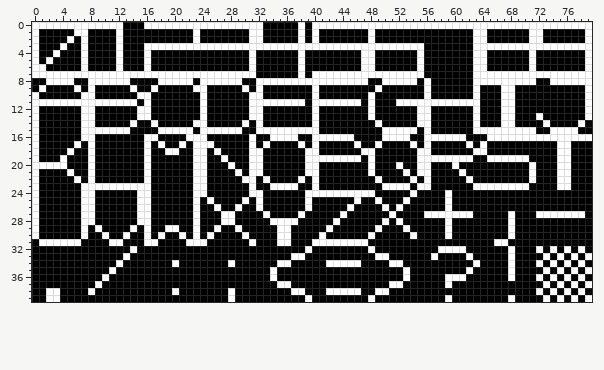
One commit to this pixel-art file: Dice/assets/dmd-font8x8.aseprite. Above, as it was before the edit.
80x40 pixels, 1 frame.
The result:
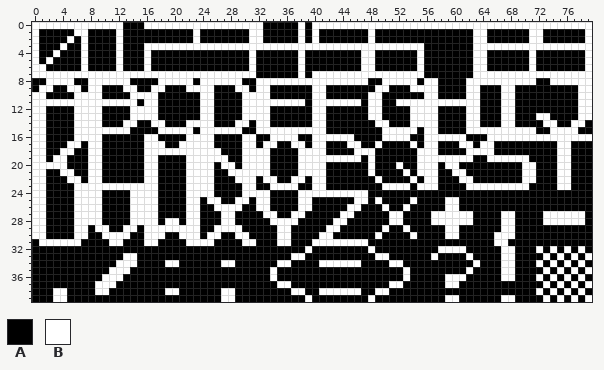
Palette (. is transparent): A #000000  B #ffffff
From old to new:
Changed rows in their new state; - is an unchanged pixel.
first column x 1:
 8 --------------------------------------------------------B----B----------------
 9 -B--B---B---B----B---B--B---B---B-------B--------B---BB-B----B---------------B
10 B----B--B----B--B-------B----B--B-------B-------B-------B----B---------------B
11 ----------------B-------B----B------------------B----------------------------B
12 B----B--B----B--B-------B----B--B-------B-------B----B--B----B---------------B
13 B----B--B----B--B-------B----B--B-------B-------B----B--B----B----------B----B
14 B----B--B---B----B---B--B---B---B-------B--------B---B--B----B-----------B--B-
15 B----B----------------------------------B---------------B----B----------------
16 B----B--B---------------B----B------------------------------------------------
17 B---B---B-------B----B-------B---B--B---B---B-----------B---B---B-------------
18 B--B----B-------BB--BB--B----B--B----B--B----B----------B----B--B-------------
19 B-B-----B-------B----B--BB---B--B----B----------------------------------------
20 --------B-------B----B--B-B--B--B----B--B---------------B-B----------B--------
21 B--B----B-------B----B--B--B-B--B----B--B---------------B--B---------B--------
22 B---B---B-------B----B--B---B----B--B---B---------------B---B--------B--------
23 B----B----------B----B--B----B----------B---------------B----B----------------
24 B----B--B----B--B----B--B----B--B----B---------A-----A----A-------------------
25 B----B--B----B--B----B---B--B---B----B--------B-----AB-----B------------------
26 B----B--B----B--B----B----BB----B----B-------B-----AB------B------------------
27 B----B--B----B--B----B-----------B--B-------B------B---A----------B----A------
28 B----B--B----B--B-BB-B---------------------B-----AB-----BB-BBB----B-----BBBBBB
29 B----B---B--B---BB--BB----BB--------------B-----AB---------B------B-----------
30 B----B----BB----B----B---B--B------------B-----AB----------B-----BB-----------
31 ------------------------B----B------------------------------------------------
32 -------------A----------------------------------------------------B-----------
33 -------------B----------------------------------------------------B-----------
34 ------------BB----B-------B-------------B-------------------------B-----------
35 -----------BB-----------------------------------------------------B-----------
36 ----------BB------------------------------------------------------B-----------
37 ---------BB------------------------------------------------B------------------
38 -A-B---ABB--------B-------B-------------B-------------------------------------
39 -A-B----------------------B--------------------------------B------B-----------
Boxes around the changes in both pictures, in picture pixels (x1, y1, x2, y2):
changed: (39, 78, 494, 302)
changed: (543, 85, 585, 127)
changed: (522, 162, 529, 183)
changed: (494, 211, 508, 302)
changed: (536, 211, 585, 225)
